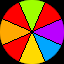
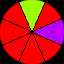
Layers edited between the first and the second 64×64 image:
painted on "wheel" over [0,19,61,64]
